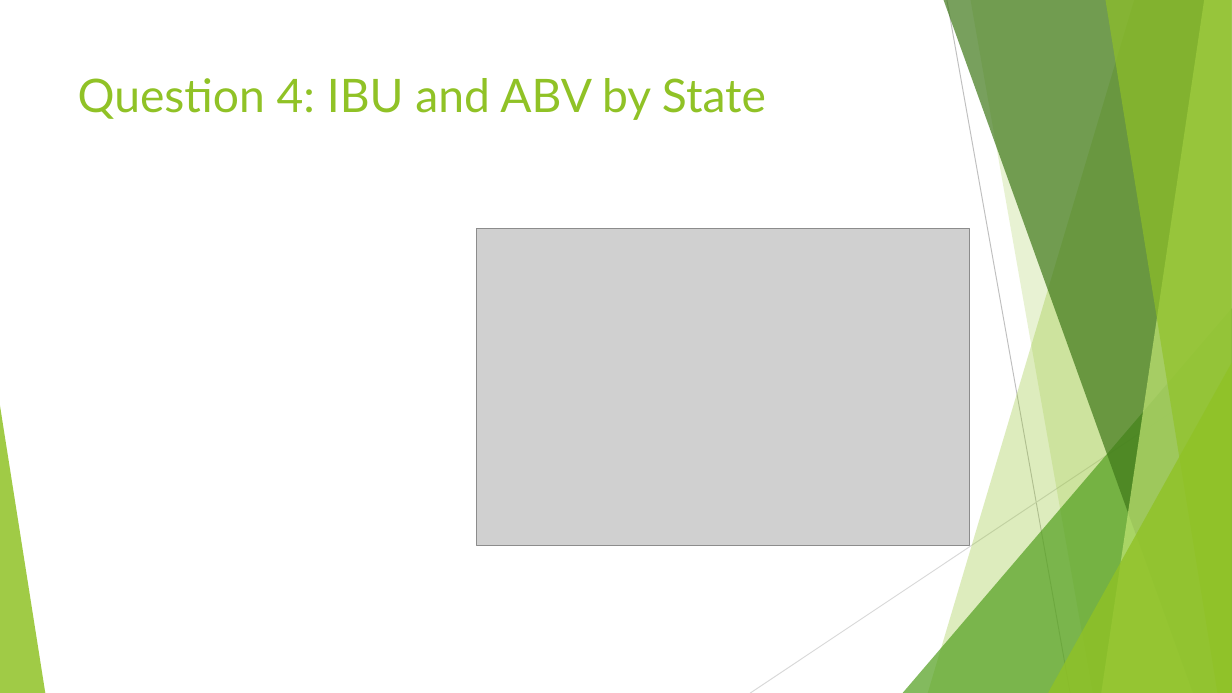
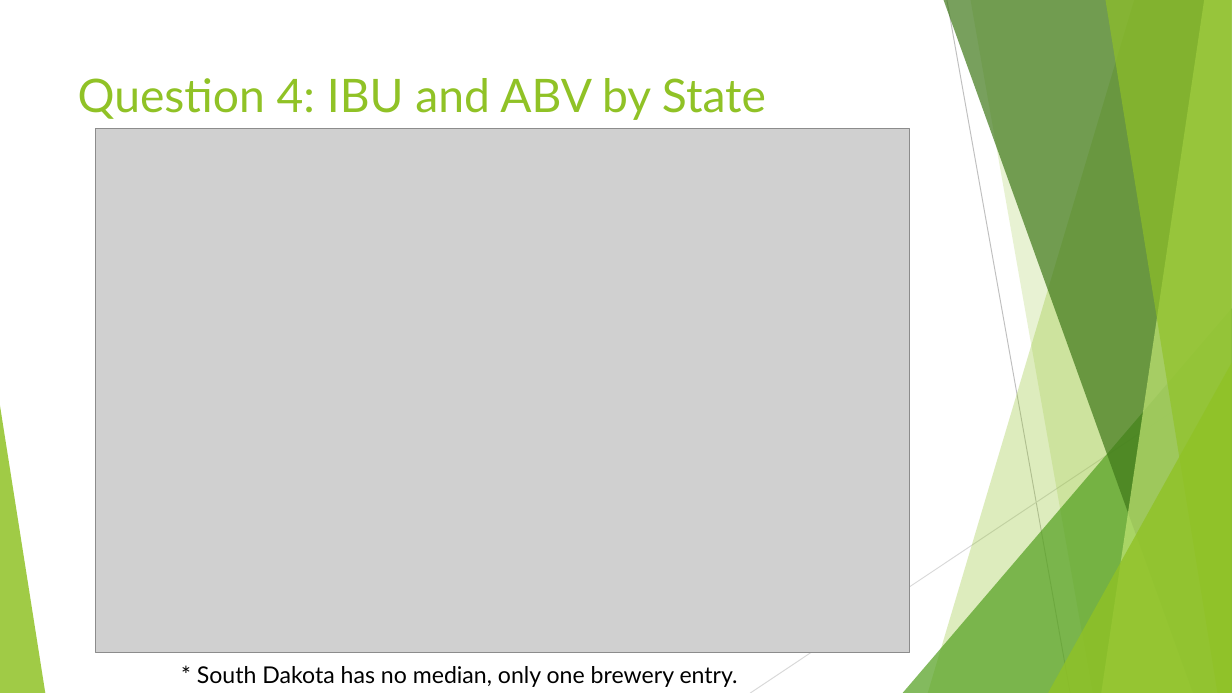
Before and after one commit to vazquezs123/DATA_SCIENCE_CS01, a slide deck: slide 13 of Breweries and Beer Study.pptx. Drawn at 1232x693 pixels with LibreOffice and Linux fonts; fonts in the diff are those of the drawing; grey boxes stand for pictures. Boxes give left, top, right and bottom in pixels: in the first picture for what was removed or moved away, otherwise in the second. Text is boxed around its words. In the diff, an @@ line names an element or a change of style, - is before the commit and + after.

```diff
--- a/Breweries and Beer Study.pptx
+++ b/Breweries and Beer Study.pptx
@@ picture: place and size @@
-picture at (477, 228, 970, 546)
+picture at (96, 128, 910, 653)
@@ text added at (197, 666, 738, 687), 18 pt, text #000000 @@
+* South Dakota has no median, only one brewery entry.
```
Also in this commit, not shown: 9 other slides changed, 4 other files.
